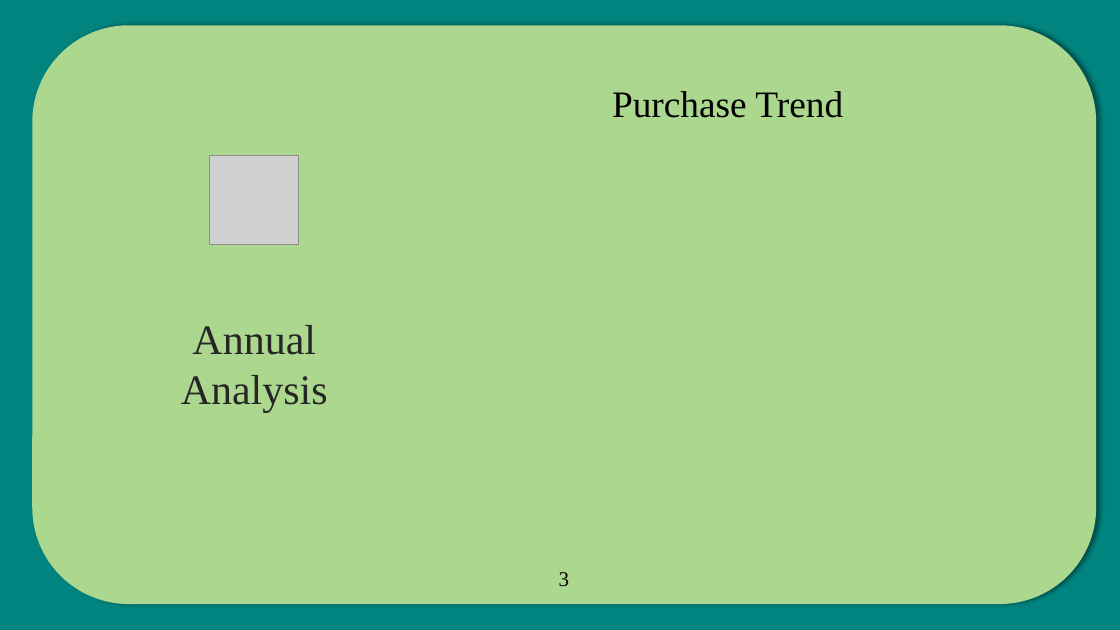
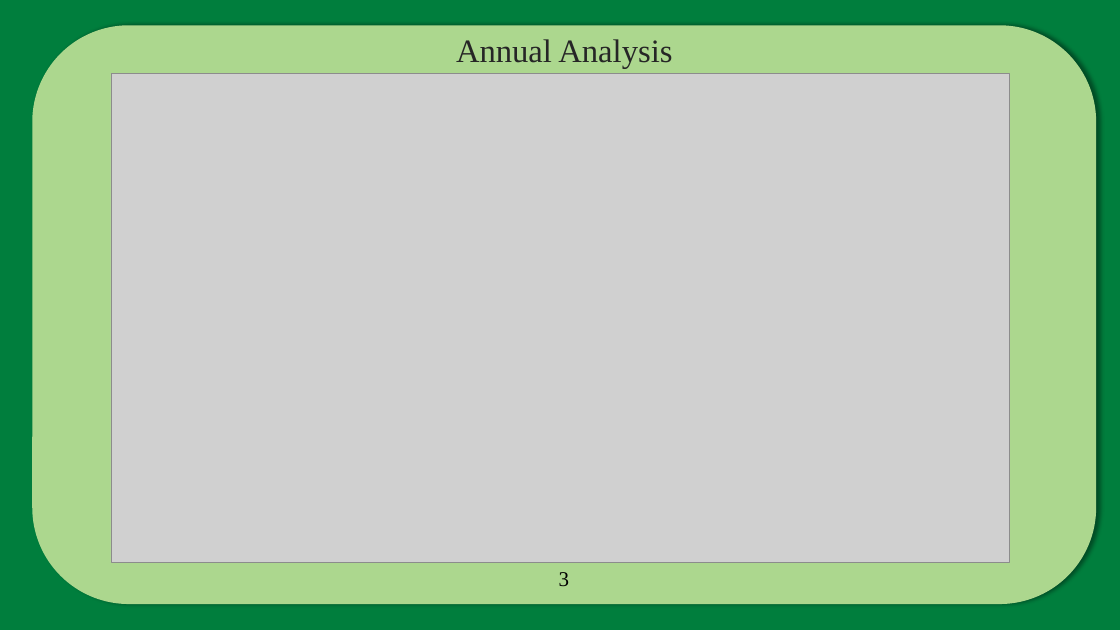
Before and after one commit to UoB-DSMP-2023-24/dsmp-2024-group-25, a slide deck: slide 10 of mid-term for the project/Presentation Preparation/Bohan/DSMP.pptx. Drawn at 1120x630 pixels with LibreOffice and Linux fonts; fonts in the diff are those of the drawing; grey boxes stand for pictures. Boxes give left, top, right and bottom in pixels: in the first picture for what was removed or moved away, otherwise in the second. Text is boxed around its words. In the diff, an @@ line names an element or a change of style, - is before the commit and + after.

```diff
--- a/mid-term for the project/Presentation Preparation/Bohan/DSMP.pptx
+++ b/mid-term for the project/Presentation Preparation/Bohan/DSMP.pptx
@@ background #01847F to #007E3D @@
@@ text "Annual Analysis": place and size @@
-text "Annual Analysis" at <box>181,325,328,412</box>
+text "Annual Analysis" at <box>456,39,672,68</box>
@@ text "Annual Analysis" at <box>456,39,672,68</box>: size 36 to 28 pt @@
@@ picture added at <box>111,74,1009,562</box> @@
@@ text removed at <box>612,91,843,118</box> @@
-Purchase Trend
@@ picture removed at <box>210,155,299,245</box> @@
```
Also in this commit, not shown: 12 other slides changed, 2 slides added, 2 slides removed.
